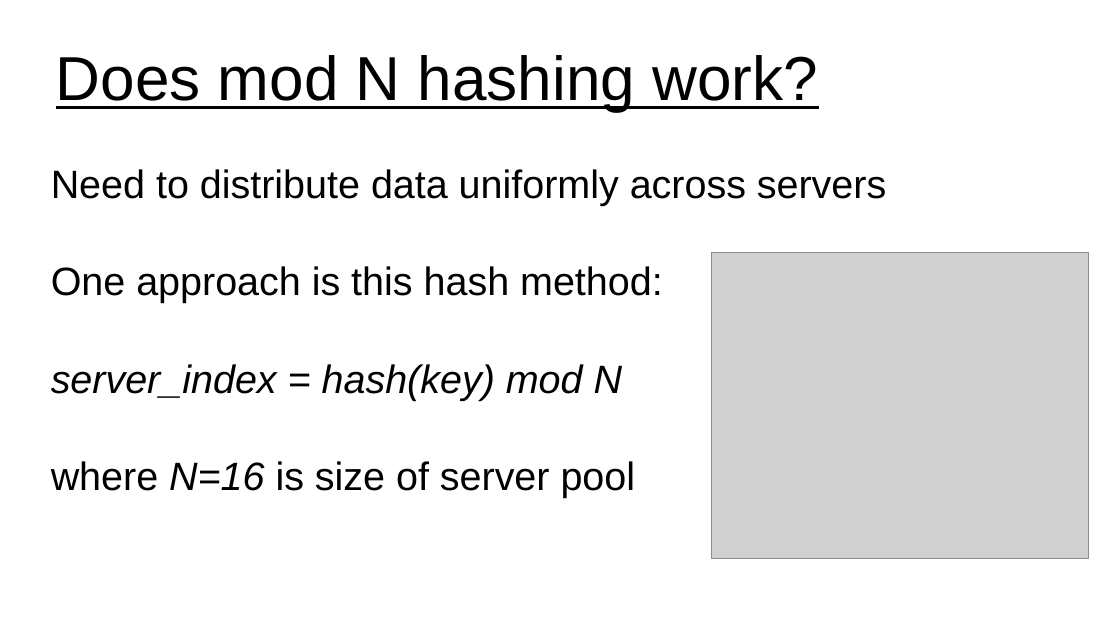
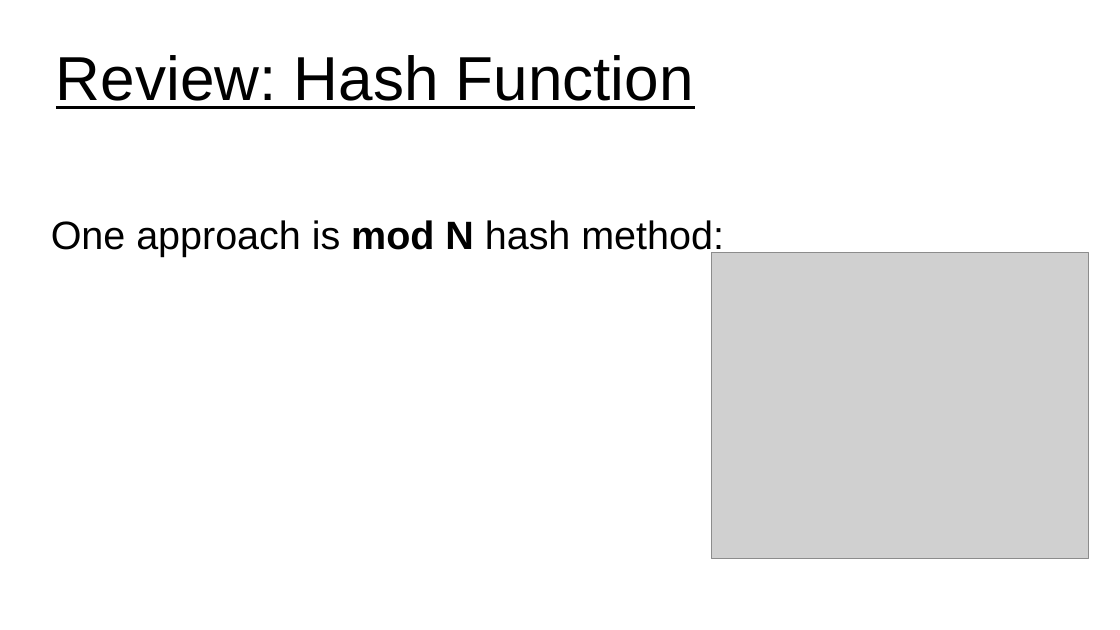
Before and after one commit to UVADS/distributed_computing, a slide deck: slide 4 of 09_distributed_data_concepts_and_tools/consistent_hashing.ppt. Drawn at 1120x630 pixels with LibreOffice and Linux fonts; fonts in the diff are those of the drawing; grey boxes stand for pictures. Boxes give left, top, right and bottom in pixels: in the first picture for what was removed or moved away, otherwise in the second. Text is boxed around its words. In the diff, an @@ line names an element or a change of style, - is before the commit and + after.

Commit message:
updated slides on consistent hashing

```diff
--- a/09_distributed_data_concepts_and_tools/consistent_hashing.ppt
+++ b/09_distributed_data_concepts_and_tools/consistent_hashing.ppt
@@ title at [56, 55, 694, 109]: text changed @@
-Does mod N hashing work?
+Review: Hash Function
@@ subtitle at [51, 220, 724, 257]: text changed @@
-Need to distribute data uniformly across servers
-One approach is this hash method:
-server_index = hash(key) mod N
-where N=16 is size of server pool
+One approach is mod N hash method:
```
Also in this commit, not shown: 7 other slides changed, 6 slides added, 1 slide removed.
